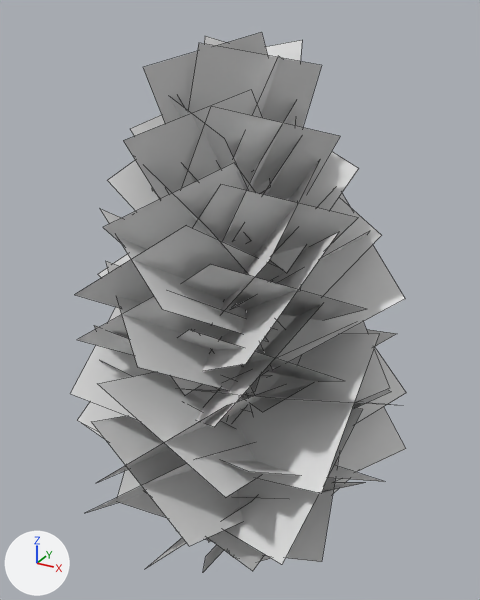
Before and after pictures for a commit that changed the Blender file models/mapobjects/etl_temperate_trees/source/hightree1.blend.
Both versions are drawn from a camera (50 mm lens) standing at (39.9, -72.0, 79.4) and looking at (-1.0, 2.3, 42.2). The lights are fixed; the arrows at lower left show +X, +Y and +Z. Mesh edges are drawn as thin lines.
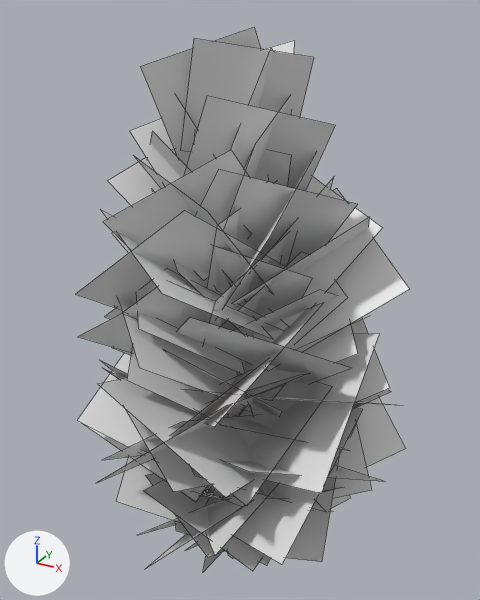
Pixel boxes [x1, y1, x2, y2] of what changed, in the pictures (480 x 600 px):
'Cylinder', reshaped
    before: [70, 32, 406, 572]
    after: [76, 27, 410, 572]
'Cylinder.002', added
    after: [103, 149, 372, 566]
part 1 of me_cylinder, rebuilt (not visible afterwards)
    before: [170, 375, 202, 396]
part 2 of me_cylinder, rebuilt
    before: [178, 330, 344, 382]
    after: [176, 318, 352, 384]
part 3 of me_cylinder, rebuilt (9% taller)
    before: [77, 291, 275, 355]
    after: [78, 283, 282, 353]
part 4 of me_cylinder, rebuilt
    before: [106, 261, 255, 395]
    after: [117, 298, 250, 407]
part 5 of me_cylinder, rebuilt
    before: [98, 254, 131, 278]
    after: [112, 232, 131, 253]
part 6 of me_cylinder, rebuilt
    before: [254, 180, 270, 194]
    after: [262, 176, 268, 182]
part 7 of me_cylinder, rebuilt (9% wider)
    before: [260, 193, 405, 370]
    after: [252, 188, 410, 371]
part 8 of me_cylinder, rebuilt (11% taller)
    before: [230, 231, 370, 310]
    after: [231, 217, 370, 305]
part 9 of me_cylinder, rebuilt
    before: [182, 264, 366, 321]
    after: [100, 209, 272, 339]
part 10 of me_cylinder, rebuilt (20% taller)
    before: [75, 225, 284, 308]
    after: [76, 210, 285, 310]
part 11 of me_cylinder, rebuilt
    before: [100, 209, 269, 342]
    after: [103, 150, 249, 246]
part 12 of me_cylinder, rebuilt (not visible before)
    after: [150, 131, 251, 237]
part 13 of me_cylinder, rebuilt (not visible before)
    after: [108, 158, 209, 280]
part 14 of me_cylinder, rebuilt (not visible before)
    after: [271, 176, 382, 326]
part 15 of me_cylinder, rebuilt
    before: [277, 198, 381, 328]
    after: [269, 177, 334, 251]
part 16 of me_cylinder, rebuilt
    before: [281, 187, 336, 245]
    after: [223, 153, 316, 308]
part 17 of me_cylinder, rebuilt
    before: [211, 160, 320, 325]
    after: [195, 169, 357, 265]
part 18 of me_cylinder, rebuilt
    before: [193, 184, 358, 267]
    after: [134, 156, 272, 293]
part 19 of me_cylinder, deleted
    before: [92, 32, 359, 561]
part 20 of me_cylinder, built on
    before: [70, 163, 406, 558]
    after: [130, 27, 335, 306]

Patch to the scene script:
```diff
--- a/models/mapobjects/etl_temperate_trees/source/hightree1.blend.py
+++ b/models/mapobjects/etl_temperate_trees/source/hightree1.blend.py
@@ me_cylinder @@
-me_cylinder.from_pydata(...)  # 771 vertices, 215 faces; spans x -23.9..23.1, y -23.0..24.3, z -1.0..77.0
+me_cylinder.from_pydata(...)  # 656 vertices, 165 faces; spans x -23.8..23.1, y -23.0..23.9, z 1.1..77.4
+# me_cylinder part 1: the loose piece of 4 vertices spanning x -19.9..4.6, y -7.0..13.2, z 30.7..46.9 is rebuilt with 4 vertices and now spans x -19.9..4.6, y -8.8..12.7, z 31.4..45.7
+# me_cylinder part 2: the loose piece of 4 vertices spanning x -7.7..18.6, y -16.9..3.8, z 30.7..46.9 is rebuilt with 4 vertices and now spans x -7.7..19.6, y -17.3..1.9, z 30.4..48.7
+# me_cylinder part 3: the loose piece of 4 vertices spanning x -16.4..6.7, y -15.1..0.4, z 29.9..50.2 is rebuilt with 6 vertices and now spans x -15.3..7.8, y -15.2..-1.6, z 31.3..51.4
+# me_cylinder part 4: the loose piece of 4 vertices spanning x -15.3..5.7, y -19.9..6.0, z 32.7..48.9 is rebuilt with 6 vertices and now spans x -14.9..5.7, y -20.7..4.9, z 32.2..46.9
+# me_cylinder part 5: the loose piece of 4 vertices spanning x -19.3..3.0, y -7.8..11.0, z 35.7..51.9 is rebuilt with 4 vertices and now spans x -14.5..2.5, y -8.2..8.3, z 41.6..56.6
+# me_cylinder part 6: the loose piece of 4 vertices spanning x -0.7..5.3, y -1.9..1.6, z 57.0..62.6 is rebuilt with 4 vertices and now spans x -1.2..4.8, y -1.4..2.5, z 57.3..62.6
+# me_cylinder part 7: the loose piece of 4 vertices spanning x -5.2..21.4, y -4.8..12.5, z 36.9..57.2 is rebuilt with 4 vertices and now spans x -4.7..22.0, y -6.1..12.9, z 37.4..56.8
+# me_cylinder part 8: the loose piece of 4 vertices spanning x -2.0..17.6, y -9.1..16.2, z 39.7..55.9 is rebuilt with 4 vertices and now spans x -2.0..17.3, y -9.6..15.9, z 39.1..57.4
+# me_cylinder part 9: the loose piece of 4 vertices spanning x -7.0..19.5, y -16.4..4.8, z 38.7..54.9 is rebuilt with 4 vertices and now spans x -13.6..8.0, y -20.0..4.1, z 41.8..56.6
+# me_cylinder part 10: the loose piece of 4 vertices spanning x -13.5..7.0, y -16.6..0.4, z 37.9..58.2 is rebuilt with 4 vertices and now spans x -13.0..7.4, y -17.0..0.1, z 38.1..59.6
+# me_cylinder part 11: the loose piece of 4 vertices spanning x -13.3..6.9, y -19.9..4.6, z 40.7..56.9 is rebuilt with 4 vertices and now spans x -9.5..6.4, y -15.0..2.4, z 44.0..65.2
+# me_cylinder part 12: the loose piece of 4 vertices spanning x -17.1..3.2, y -6.4..6.7, z 39.3..59.1 is rebuilt with 4 vertices and now spans x -17.8..4.5, y -6.4..5.4, z 45.3..66.0
+# me_cylinder part 13: the loose piece of 4 vertices spanning x -14.5..1.8, y -7.8..8.3, z 41.2..58.3 is rebuilt with 4 vertices and now spans x -13.1..0.8, y -9.2..8.8, z 48.7..63.7
+# me_cylinder part 14: the loose piece of 4 vertices spanning x -12.1..8.7, y -0.4..11.8, z 41.2..58.3 is rebuilt with 4 vertices and now spans x -5.8..17.1, y -2.7..11.2, z 42.2..60.3
+# me_cylinder part 15: the loose piece of 4 vertices spanning x -6.2..17.1, y -1.8..10.5, z 41.3..61.1 is rebuilt with 4 vertices and now spans x -1.7..12.2, y -7.8..15.6, z 42.3..61.2
+# me_cylinder part 16: the loose piece of 4 vertices spanning x -2.6..12.8, y -7.5..15.3, z 43.2..60.3 is rebuilt with 4 vertices and now spans x 0.1..11.0, y -13.6..6.5, z 44.1..63.8
+# me_cylinder part 17: the loose piece of 4 vertices spanning x -0.2..11.3, y -14.0..6.6, z 43.3..63.1 is rebuilt with 4 vertices and now spans x -5.7..15.8, y -11.0..4.3, z 45.3..63.6
+# me_cylinder part 18: the loose piece of 4 vertices spanning x -6.0..16.1, y -11.9..4.9, z 45.2..62.3 is rebuilt with 4 vertices and now spans x -10.4..7.2, y -14.8..3.4, z 47.1..63.0
+# me_cylinder part 19: 49 loose pieces with 196 vertices, spanning x -18.3..14.2, y -22.3..24.3, z 2.1..77.0, are deleted
+# me_cylinder part 20: 59 vertices removed from x -23.9..20.9, y -21.1..22.3, z -1.0..64.1; 136 vertices added at x -14.4..11.8, y -10.5..13.3, z 39.4..77.4
 me_cylinder.materials.append(mat_leaves_temperate3_tga)
@@ ob_cylinder_002 @@
+ob_cylinder_002 = bpy.data.objects.new('Cylinder.002', me_cylinder_002)  # 656 vertices, 165 faces; spans x -23.8..23.1, y -23.0..23.9, z 1.1..77.4; in mat_leaves_temperate3_tga_001 (its picture is missing)
+ob_cylinder_002.location = (0.0, 0.0, 1.1)
+ob_cylinder_002.rotation_euler = (0.0, 0.0, -0.349)  # degrees (0, 0, -20)
+ob_cylinder_002.scale = (0.842, 0.842, 0.842)
```
